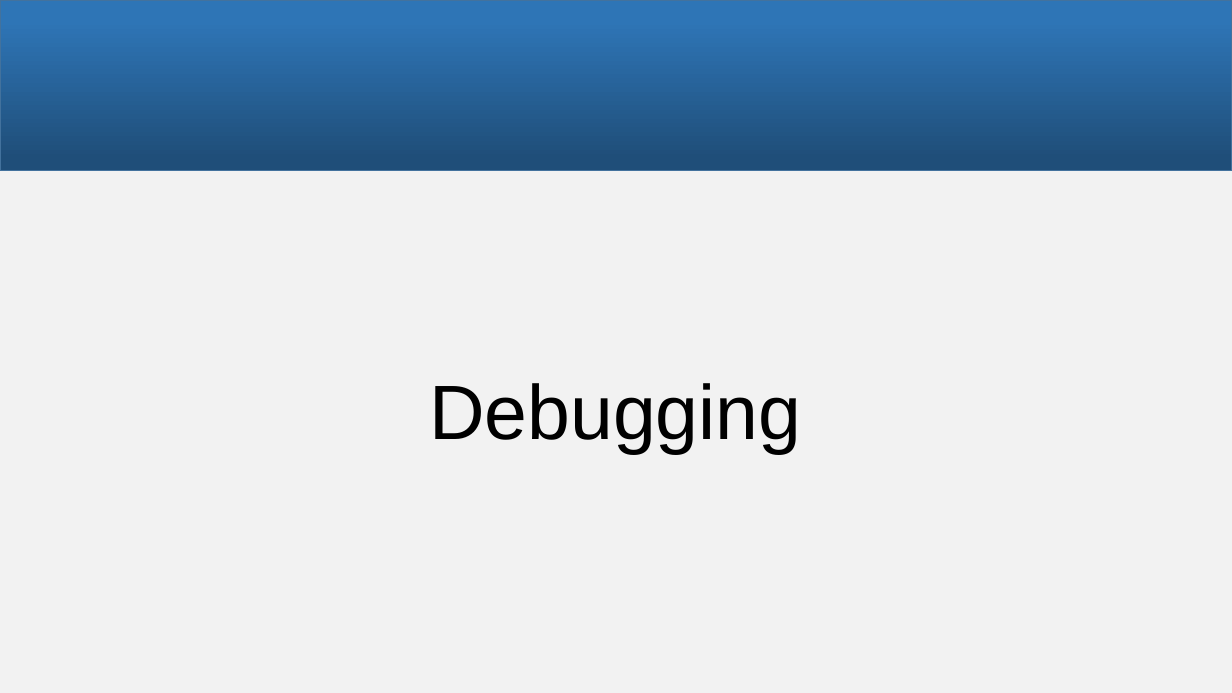
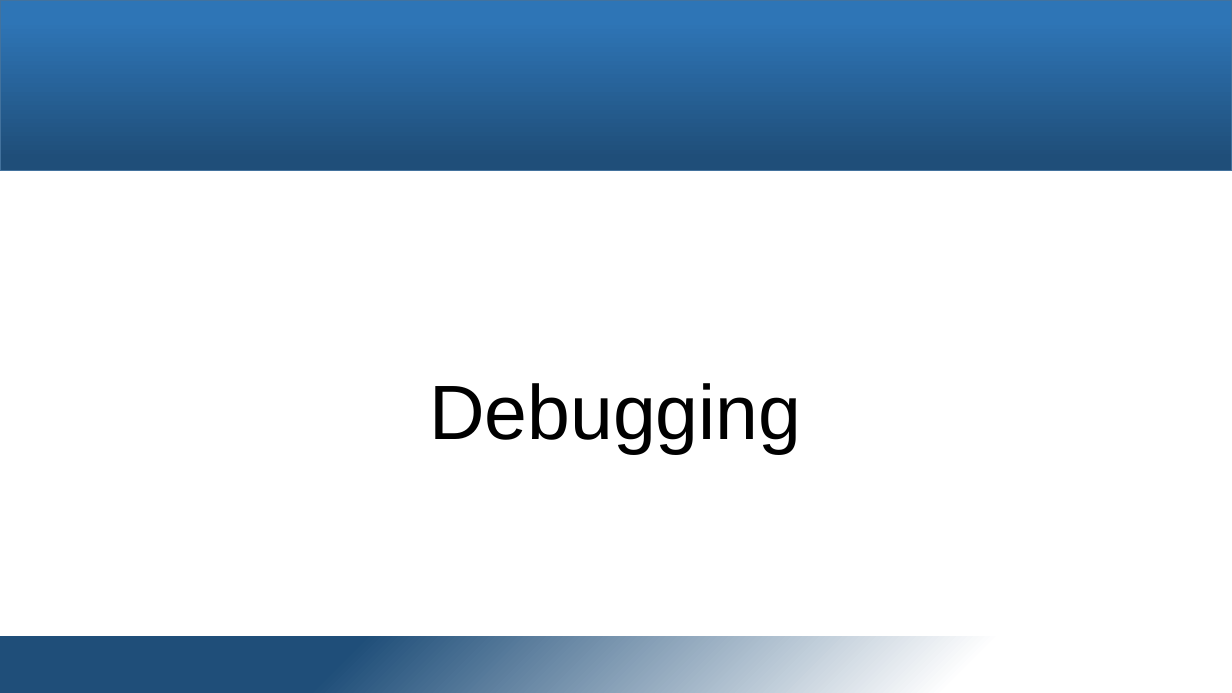
Before and after one commit to snobz/Seminar_BS_2017, a slide deck: slide 11 of Päsi/Seminar Betriebssysteme.pptx. Drawn at 1232x693 pixels with LibreOffice and Linux fonts; fonts in the diff are those of the drawing; background and template pictures are left out. Boxes give left, top, right and bottom in pixels: in the first picture for what was removed or moved away, otherwise in the second. Text is boxed around its words. In the diff, an @@ line names an element or a change of style, - is before the commit and + after.

```diff
--- a/Päsi/Seminar Betriebssysteme.pptx
+++ b/Päsi/Seminar Betriebssysteme.pptx
@@ background #F2F2F2 to #FFFFFF @@
@@ rectangle added at [0,636,1232,693], fill gradient #FFFFFF to #1F4E79 @@
```
Also in this commit, not shown: 10 other slides changed, 1 other file.
